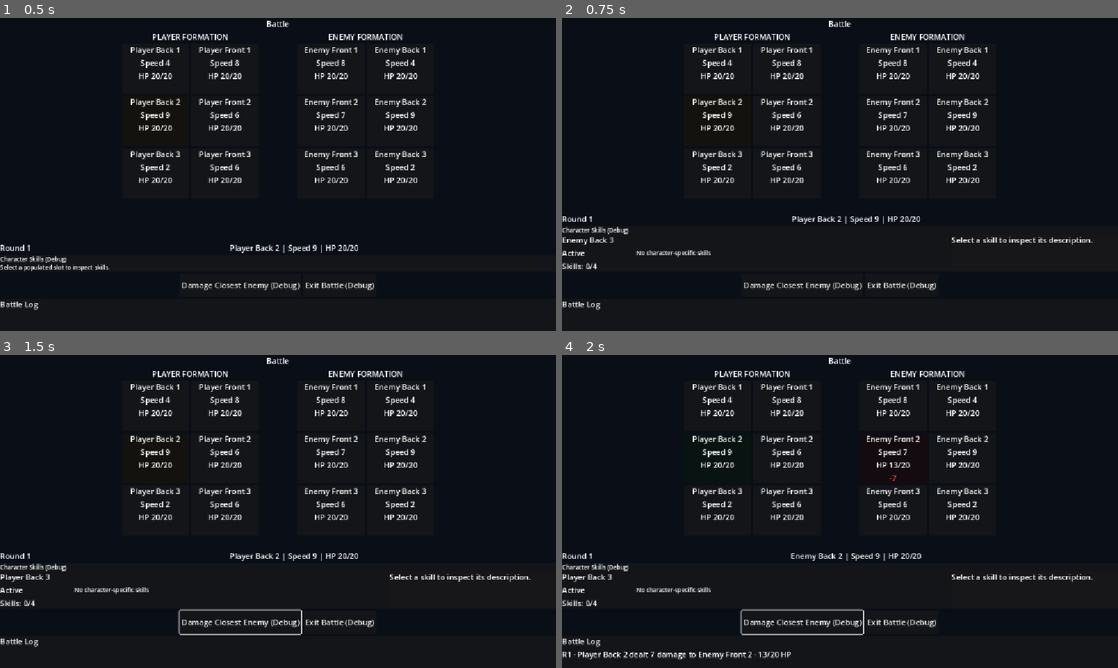
Above: before the commit, frames 1-4 (two rows, left to right).
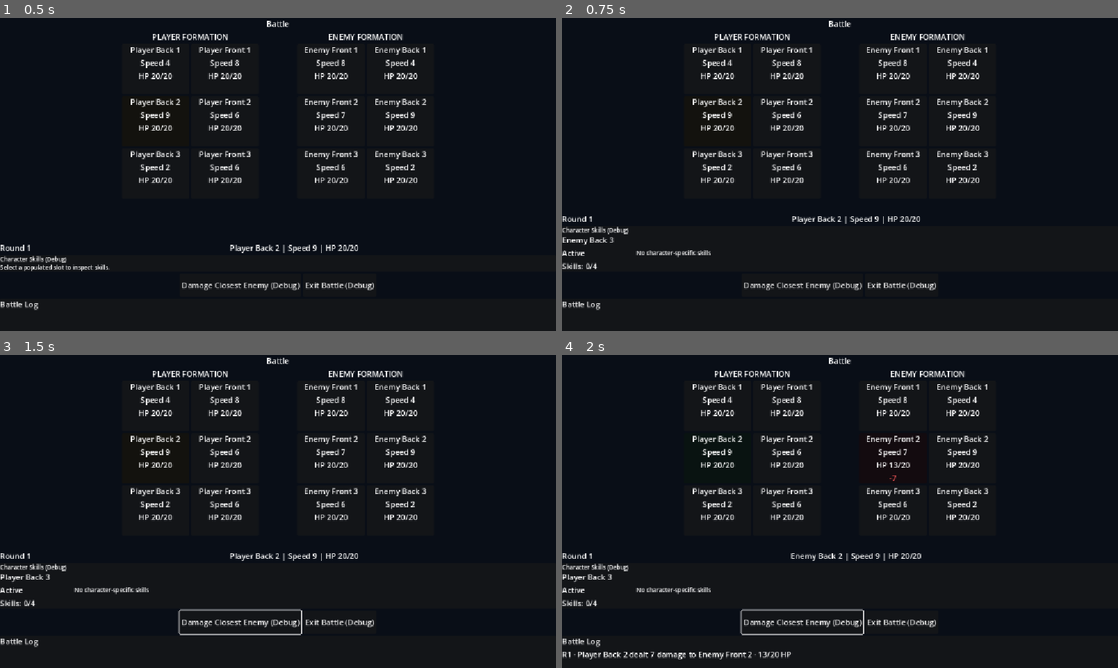
Above: after the commit, the same moments.

Repository: Poostaq/two-dimensional-experiment
Game: Godot game, scene res://Scenes/battle_arena.tscn
Same seed, same stepped clock (60 frames per second), same inputs: the game is played once before the commit and once after it. This scene is started directly instead of the project's main scene.
Inputs (mouse positions are in pixels of both pictures, inside the frame that each line leads up to):
- Up to frame 1 (0.5 s): no input
- Up to frame 2 (0.75 s): tap Enter at 0.5, 0.6 s; move the mouse to (962, 158) at 0.52 s; hold Right from 0.53 s (still down); click (962, 158) at 0.67 s
- Up to frame 3 (1.5 s): tap Space at 0.77, 1.25 s; move the mouse to (166, 527) at 1.27 s; release Right at 1.28 s; hold Down from 1.28 s (still down); tap Tab at 1.35 s; click (166, 527) at 1.42 s
- Up to frame 4 (2 s): keep holding Down; tap Space at 1.52 s

Frame 1 is identical in both runs. In frame 2, 0.2% of the frame differs, in the area x 70-96%, y 70-73%; in frame 3, 0.2%; in frame 4, 0.2%.
Error after the commit: Invalid assignment of property or key 'visible' with value of type 'bool' on a base object of type 'null instance'. (res://Scripts/Battle/battle_arena.gd:595)

Commit message:
refactor: replace fixed skill preview with tooltip scene

Diff:
--- a/Scenes/battle_arena.tscn
+++ b/Scenes/battle_arena.tscn
@@ -483,7 +483,6 @@
 unique_name_in_owner = true
 layout_mode = 2
 size_flags_horizontal = 3
-size_flags_stretch_ratio = 7.0
 
 [node name="SkillInspectorCharacterBlock" type="VBoxContainer" parent="Margin/VBox/SkillInspectorPanel/SkillInspectorContent/SkillInspectorBody/SkillSelectionRegion" unique_id=1751821891]
 unique_name_in_owner = true
@@ -512,51 +511,6 @@
 [node name="SkillInspectorSkills" type="HBoxContainer" parent="Margin/VBox/SkillInspectorPanel/SkillInspectorContent/SkillInspectorBody/SkillSelectionRegion" unique_id=1077560603]
 unique_name_in_owner = true
 layout_mode = 2
-
-[node name="SkillPreviewPanel" type="PanelContainer" parent="Margin/VBox/SkillInspectorPanel/SkillInspectorContent/SkillInspectorBody" unique_id=490861792]
-unique_name_in_owner = true
-custom_minimum_size = Vector2(288, 0)
-layout_mode = 2
-size_flags_horizontal = 3
-size_flags_stretch_ratio = 3.0
-
-[node name="SkillPreviewContent" type="VBoxContainer" parent="Margin/VBox/SkillInspectorPanel/SkillInspectorContent/SkillInspectorBody/SkillPreviewPanel" unique_id=2003719608]
-layout_mode = 2
-
-[node name="SkillPreviewPromptLabel" type="Label" parent="Margin/VBox/SkillInspectorPanel/SkillInspectorContent/SkillInspectorBody/SkillPreviewPanel/SkillPreviewContent" unique_id=1986913607]
-unique_name_in_owner = true
-layout_mode = 2
-text = "Select a skill to inspect its description."
-autowrap_mode = 2
-
-[node name="SkillPreviewNameLabel" type="Label" parent="Margin/VBox/SkillInspectorPanel/SkillInspectorContent/SkillInspectorBody/SkillPreviewPanel/SkillPreviewContent" unique_id=2060166804]
-unique_name_in_owner = true
-layout_mode = 2
-autowrap_mode = 2
-
-[node name="SkillPreviewKindLabel" type="Label" parent="Margin/VBox/SkillInspectorPanel/SkillInspectorContent/SkillInspectorBody/SkillPreviewPanel/SkillPreviewContent" unique_id=908318000]
-unique_name_in_owner = true
-layout_mode = 2
-
-[node name="SkillPreviewEffectLabel" type="Label" parent="Margin/VBox/SkillInspectorPanel/SkillInspectorContent/SkillInspectorBody/SkillPreviewPanel/SkillPreviewContent" unique_id=476792381]
-unique_name_in_owner = true
-layout_mode = 2
-autowrap_mode = 2
-
-[node name="SkillPreviewTargetingLabel" type="Label" parent="Margin/VBox/SkillInspectorPanel/SkillInspectorContent/SkillInspectorBody/SkillPreviewPanel/SkillPreviewContent" unique_id=1712777886]
-unique_name_in_owner = true
-layout_mode = 2
-autowrap_mode = 2
-
-[node name="SkillPreviewRequirementsLabel" type="Label" parent="Margin/VBox/SkillInspectorPanel/SkillInspectorContent/SkillInspectorBody/SkillPreviewPanel/SkillPreviewContent" unique_id=234798944]
-unique_name_in_owner = true
-layout_mode = 2
-autowrap_mode = 2
-
-[node name="SkillPreviewCooldownLabel" type="Label" parent="Margin/VBox/SkillInspectorPanel/SkillInspectorContent/SkillInspectorBody/SkillPreviewPanel/SkillPreviewContent" unique_id=252958978]
-unique_name_in_owner = true
-layout_mode = 2
-autowrap_mode = 2
 
 [node name="BattleResultPanel" type="PanelContainer" parent="Margin/VBox" unique_id=1316659299]
 unique_name_in_owner = true
@@ -657,3 +611,47 @@
 layout_mode = 2
 disabled = true
 text = "Confirm Reward"
+
+[node name="SkillTooltipPanel" type="PanelContainer" parent="." unique_id=1971942413]
+unique_name_in_owner = true
+visible = false
+z_index = 20
+custom_minimum_size = Vector2(288, 0)
+layout_mode = 0
+mouse_filter = 2
+
+[node name="SkillTooltipMargin" type="MarginContainer" parent="SkillTooltipPanel" unique_id=1840637800]
+layout_mode = 2
+mouse_filter = 2
+
+[node name="SkillTooltipContent" type="VBoxContainer" parent="SkillTooltipPanel/SkillTooltipMargin" unique_id=773299983]
+layout_mode = 2
+mouse_filter = 2
+
+[node name="SkillTooltipNameLabel" type="Label" parent="SkillTooltipPanel/SkillTooltipMargin/SkillTooltipContent" unique_id=1019767714]
+unique_name_in_owner = true
+layout_mode = 2
+
+[node name="SkillTooltipKindLabel" type="Label" parent="SkillTooltipPanel/SkillTooltipMargin/SkillTooltipContent" unique_id=1767515953]
+unique_name_in_owner = true
+layout_mode = 2
+
+[node name="SkillTooltipEffectLabel" type="Label" parent="SkillTooltipPanel/SkillTooltipMargin/SkillTooltipContent" unique_id=1390629672]
+unique_name_in_owner = true
+layout_mode = 2
+autowrap_mode = 2
+
+[node name="SkillTooltipTargetingLabel" type="Label" parent="SkillTooltipPanel/SkillTooltipMargin/SkillTooltipContent" unique_id=552847106]
+unique_name_in_owner = true
+layout_mode = 2
+autowrap_mode = 2
+
+[node name="SkillTooltipRequirementsLabel" type="Label" parent="SkillTooltipPanel/SkillTooltipMargin/SkillTooltipContent" unique_id=1542155304]
+unique_name_in_owner = true
+layout_mode = 2
+autowrap_mode = 2
+
+[node name="SkillTooltipCooldownLabel" type="Label" parent="SkillTooltipPanel/SkillTooltipMargin/SkillTooltipContent" unique_id=1971711230]
+unique_name_in_owner = true
+layout_mode = 2
+autowrap_mode = 2
